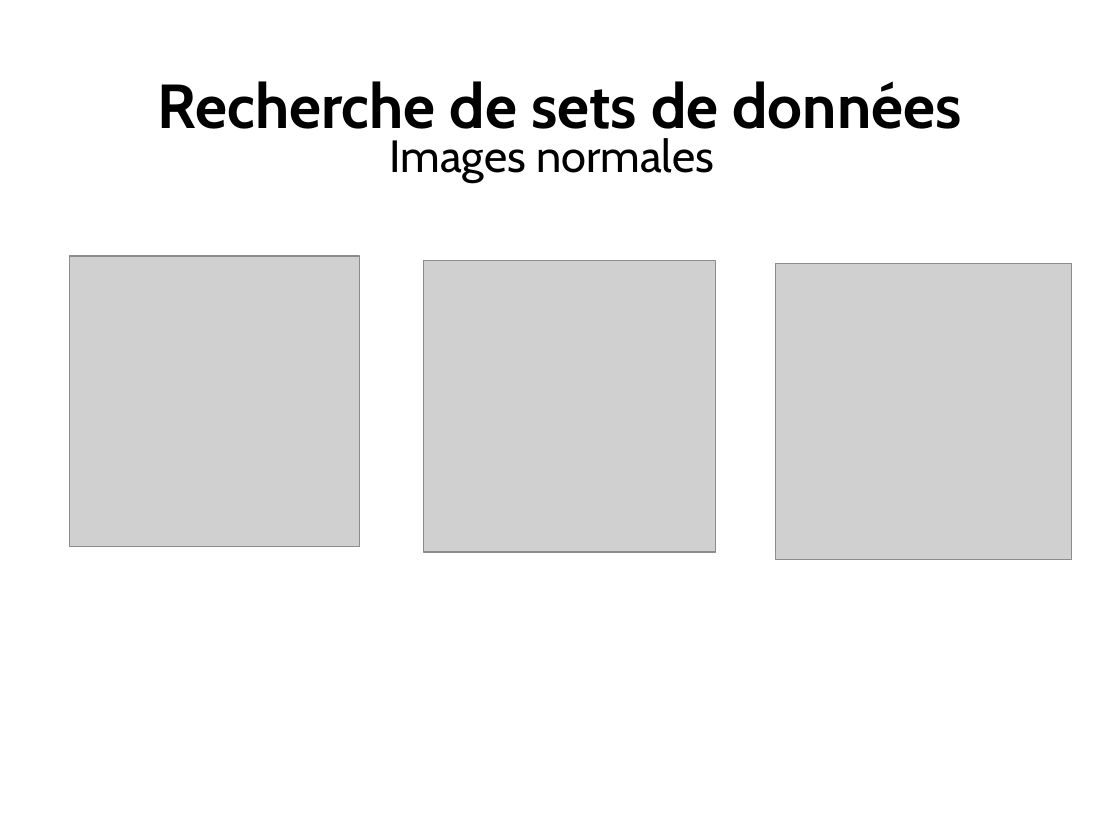
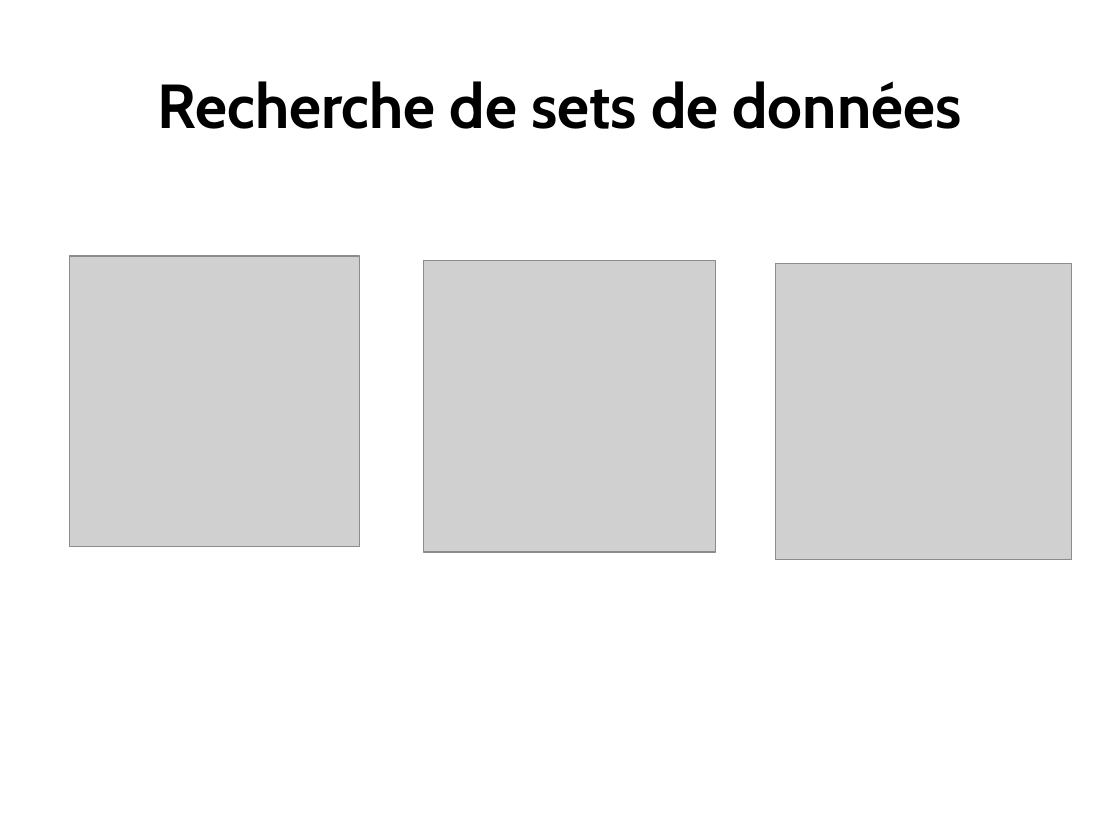
Before and after one commit to ewen-lbh/bone-fracture-detection, a slide deck: slide 4 of slides/mpsi/slides.odp (slide 6 before the commit). Drawn at 1120x840 pixels with LibreOffice and Linux fonts; fonts in the diff are those of the drawing; grey boxes stand for pictures. Boxes give left, top, right and bottom in pixels: in the first picture for what was removed or moved away, otherwise in the second. Text is boxed around its words. In the diff, an @@ line names an element or a change of style, - is before the commit and + after.

Commit message:
slides: remove some useless, fix dicom vs normal

```diff
--- a/slides/mpsi/slides.odp
+++ b/slides/mpsi/slides.odp
@@ text removed at <box>389,138,714,183</box> @@
-Images normales
```
Also in this commit, not shown: 2 slides removed, 2 other files.
